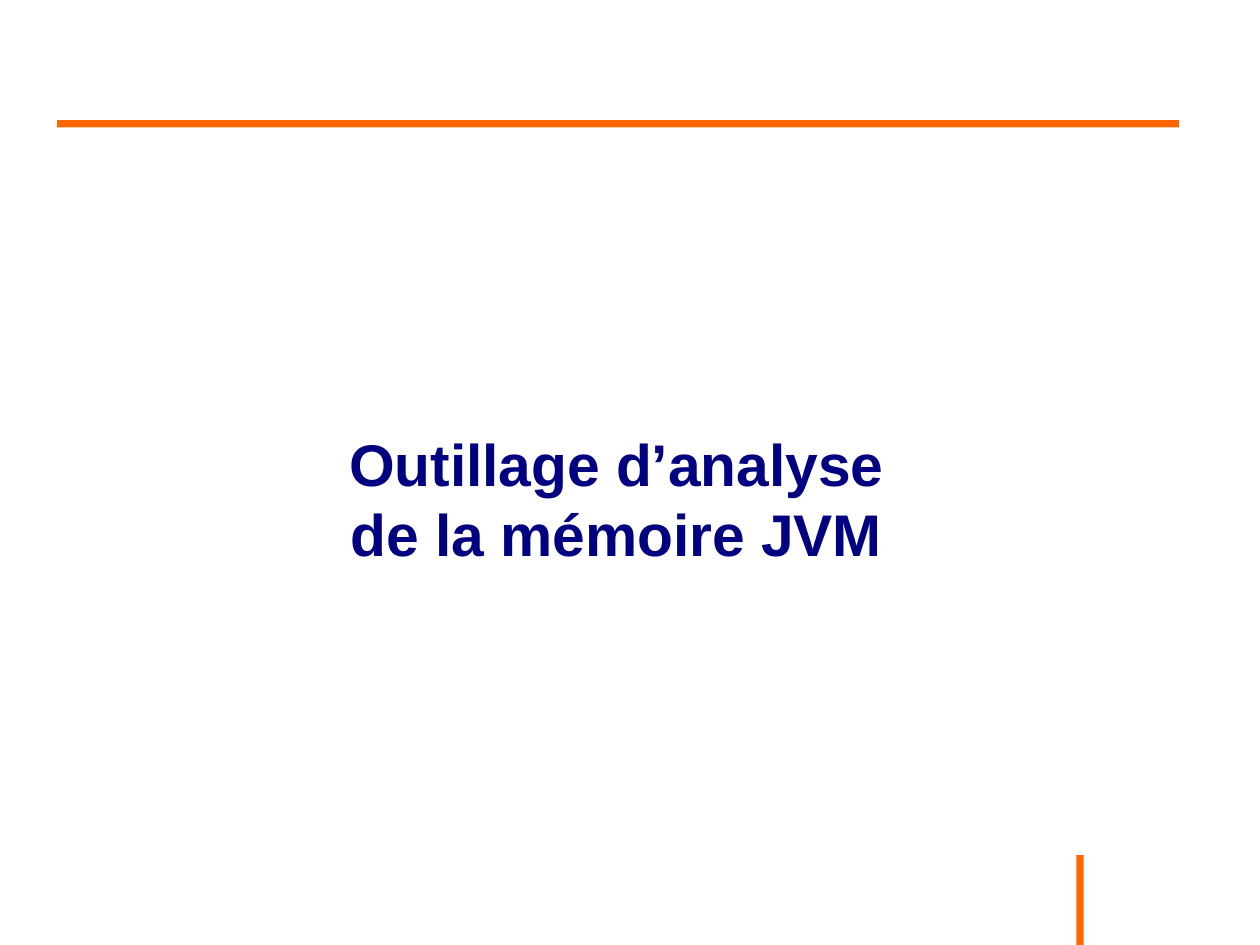
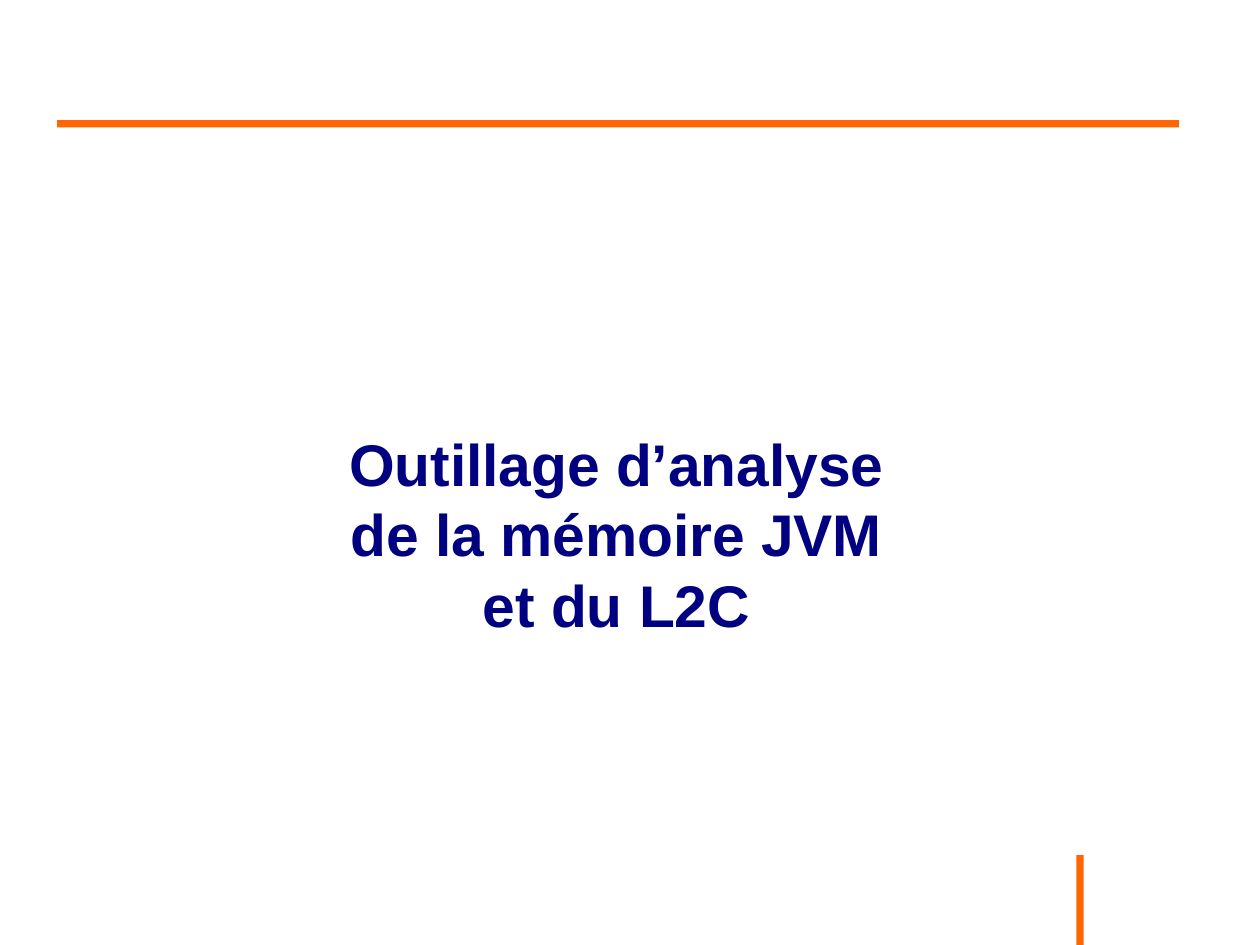
Before and after one commit to philphils/formation-hibernate-avancee, a slide deck: slide 69 of Documentation/diapo_formation_hibernate_avancee.odp. Drawn at 1260x945 pixels with LibreOffice and Linux fonts; fonts in the diff are those of the drawing; background and template pictures are left out. Boxes give left, top, right and bottom in pixels: in the first picture for what was removed or moved away, otherwise in the second. Text is boxed around its words. In the diff, an @@ line names an element or a change of style, - is before the commit and + after.

```diff
--- a/Documentation/diapo_formation_hibernate_avancee.odp
+++ b/Documentation/diapo_formation_hibernate_avancee.odp
@@ text at box(349, 443, 883, 628): text changed @@
-Outillage d’analyse de la mémoire JVM
+Outillage d’analyse de la mémoire JVM et du L2C
```
Also in this commit, not shown: 1 other slide changed, 9 slides added.
